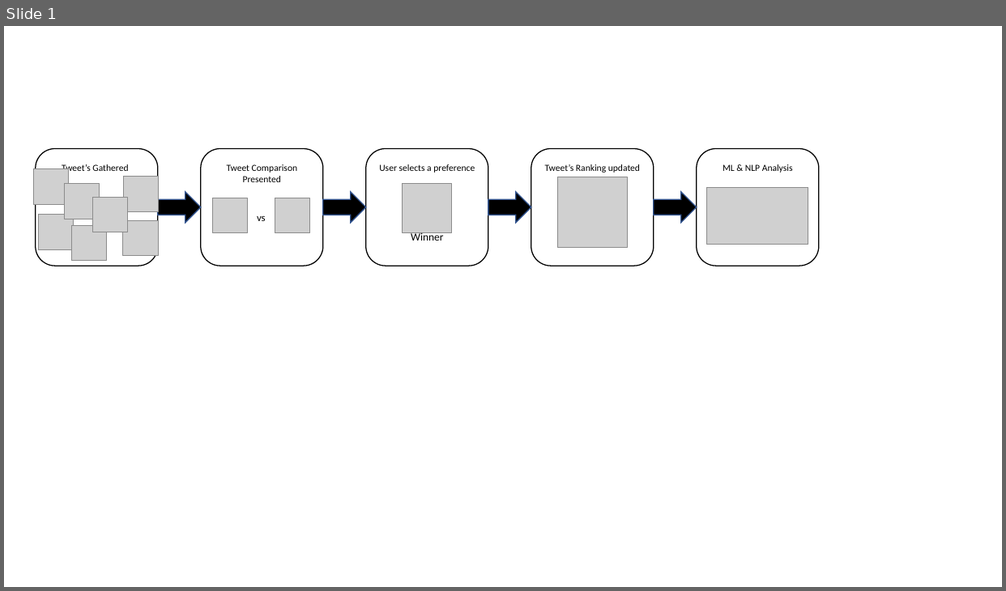
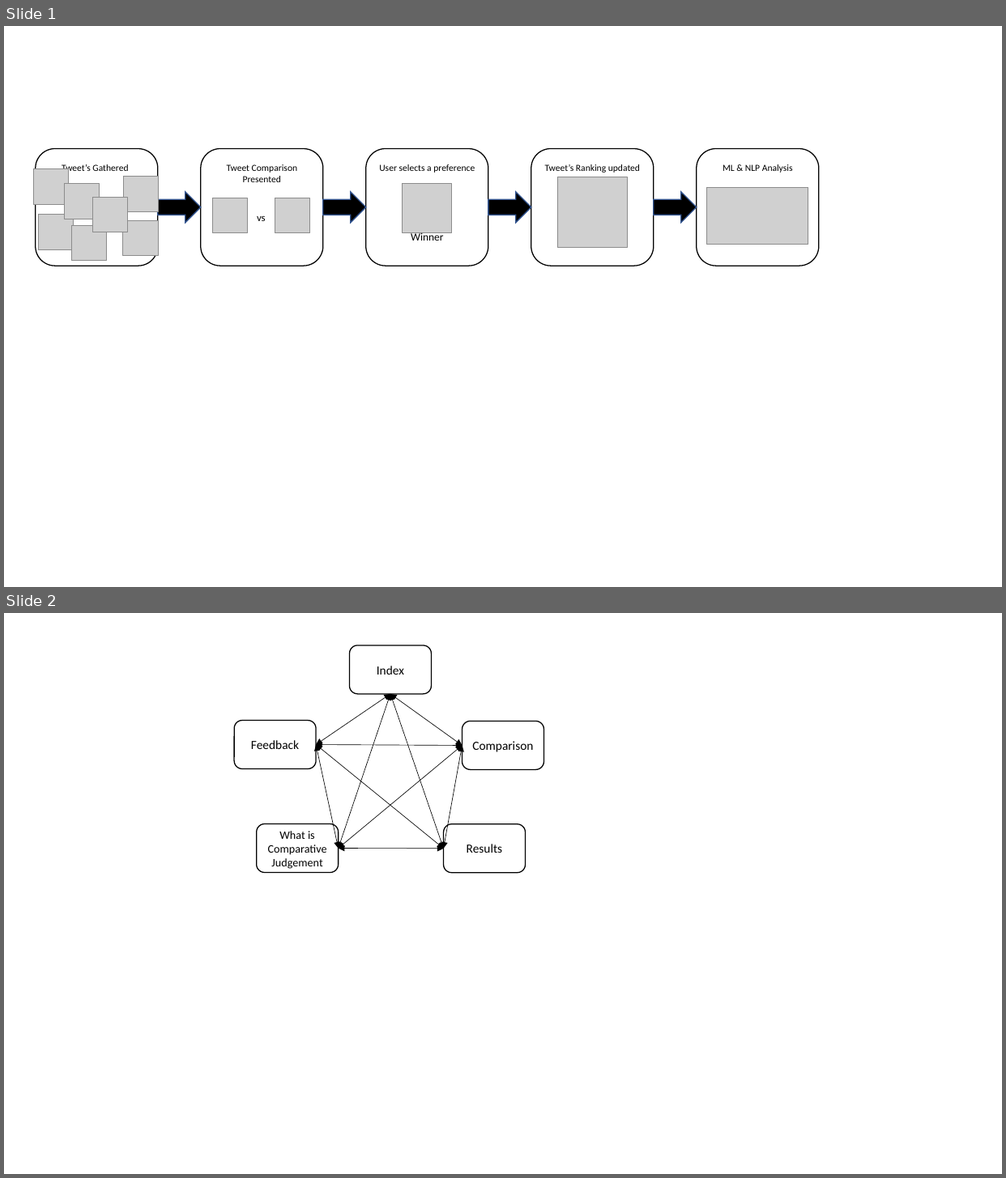
Before and after one commit to codingWithAndy/CDT_MSc_Thesis, a slide deck: Additional Resources/pipline illistration.pptx. Shown one above the other, each under a label of ours: slide 1 before the commit, slides 1 and 2 after it. The pictures are 1006x591 and 1006x1178 pixels, drawn with LibreOffice and Linux fonts; fonts in the diff are those of the drawing; grey boxes stand for pictures. Boxes give left, top, right and bottom in pixels: in the first picture for what was removed or moved away, otherwise in the second. Text is boxed around its words. In the diff, an @@ line names an element or a change of style, - is before the commit and + after.

```diff
--- a/Additional Resources/pipline illistration.pptx
+++ b/Additional Resources/pipline illistration.pptx
@@ slide 2 added at box(4, 613, 1002, 1174), background #FFFFFF @@
@@ rounded rectangle added at box(350, 645, 432, 694), outline #000000 1 pt, 12 pt, text #000000 @@
+Index
@@ double arrow added from (316, 745) to (390, 694), #000000 0.5 pt @@
@@ double arrow added from (390, 694) to (339, 848), #000000 0.5 pt @@
@@ double arrow added from (390, 694) to (462, 746), #000000 0.5 pt @@
@@ double arrow added from (390, 694) to (444, 849), #000000 0.5 pt @@
@@ rounded rectangle added at box(235, 720, 316, 769), outline #000000 1 pt, 12 pt, text #000000 @@
+Feedback
@@ rounded rectangle added at box(462, 721, 543, 769), outline #000000 1 pt, 12 pt, text #000000 @@
+Comparison
@@ double arrow added from (316, 745) to (339, 848), #000000 0.5 pt @@
@@ double arrow added from (316, 745) to (462, 746), #000000 0.5 pt @@
@@ double arrow added from (316, 745) to (444, 849), #000000 0.5 pt @@
@@ double arrow added from (462, 746) to (339, 848), #000000 0.5 pt @@
@@ double arrow added from (462, 746) to (444, 849), #000000 0.5 pt @@
@@ rounded rectangle added at box(256, 824, 338, 873), outline #000000 1 pt, 11 pt, text #000000 @@
+What is Comparative Judgement
@@ rounded rectangle added at box(444, 824, 525, 873), outline #000000 1 pt, 12 pt, text #000000 @@
+Results
@@ double arrow added from (444, 849) to (339, 848), #000000 0.5 pt @@
```
Also in this commit, not shown: 3 other files.
